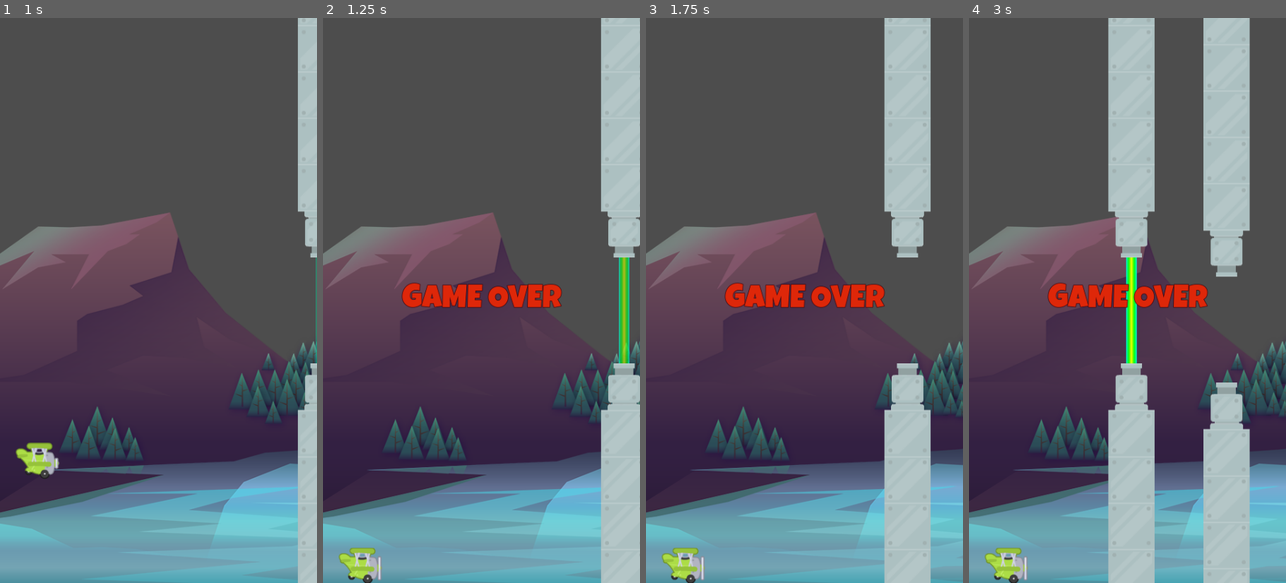
Above: before the commit, frames 1-4 (left to right).
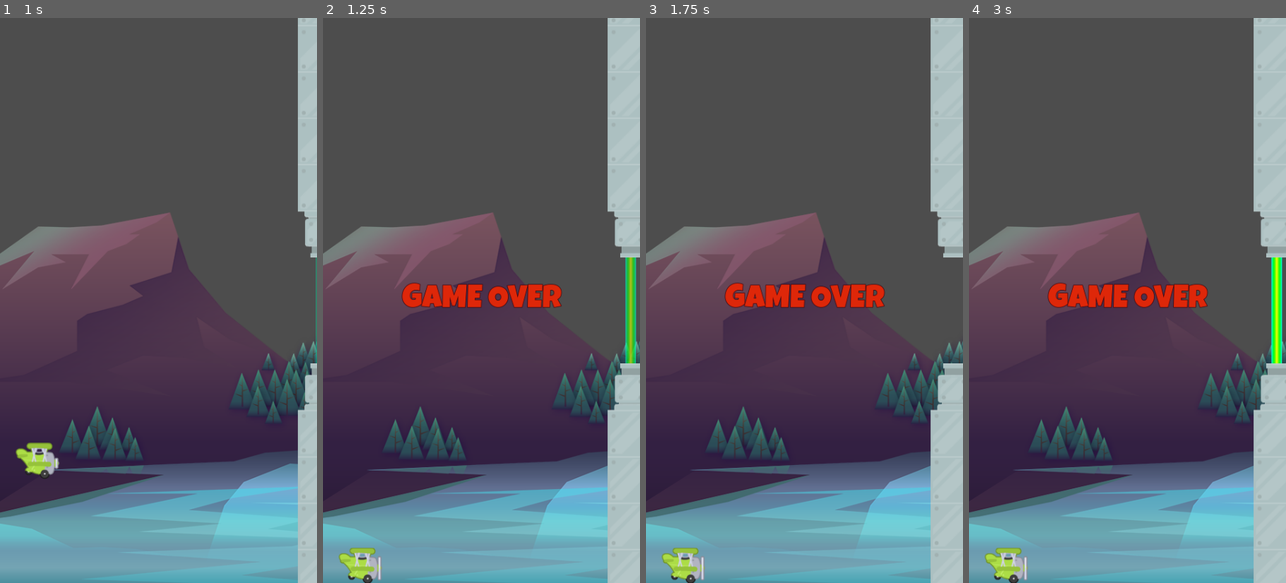
Above: after the commit, the same moments.

Repository: dweckerly/Tappy
Game: Godot game, scene res://main/main.tscn
Same seed, same stepped clock (60 frames per second), same inputs: the game is played once before the commit and once after it.
Inputs:
- Up to frame 1 (1 s): tap Enter at 0.5 s; tap Space (fly) at 0.6 s
- Up to frame 2 (1.25 s): no input
- Up to frame 3 (1.75 s): tap Space (fly) at 1.35 s
- Up to frame 4 (3 s): tap Space (fly) at 2.1, 2.85 s

Frame 1 is identical in both runs. In frame 2, 2.8% of the frame differs, in the area x 87-100%, y 0-100%; in frame 3, 19%; in frame 4, 31%, in the area x 43-100%, y 0-100%.

Commit message:
pipe collisions

Diff:
--- a/game/game.gd
+++ b/game/game.gd
@@ -21,8 +21,13 @@
 	new_pipes.position = Vector2(spawn_lower.position.x, y_pos)
 	pipes_holder.add_child(new_pipes)
 
+func stop_pipes() -> void:
+	spawn_timer.stop()
+	for pipe in pipes_holder.get_children():
+		pipe.set_process(false)
+
 func _on_spawn_timer_timeout():
 	spawn_pipes()
 
 func on_game_over() -> void:
-	pass
+	stop_pipes()
--- a/pipes/pipes.gd
+++ b/pipes/pipes.gd
@@ -14,3 +14,8 @@
 
 func _on_screen_exited():
 	queue_free()
+
+
+func _on_pipe_body_entered(body):
+	if body.is_in_group(GameManager.GROUP_PLANE):
+		body.die()
--- a/pipes/pipes.tscn
+++ b/pipes/pipes.tscn
@@ -19,4 +19,6 @@
 [node name="VisibleOnScreenNotifier2D" type="VisibleOnScreenNotifier2D" parent="."]
 position = Vector2(74, 0)
 
+[connection signal="body_entered" from="Upper" to="." method="_on_pipe_body_entered"]
+[connection signal="body_entered" from="Lower" to="." method="_on_pipe_body_entered"]
 [connection signal="screen_exited" from="VisibleOnScreenNotifier2D" to="." method="_on_screen_exited"]
--- a/plane_cb/plane_cb.gd
+++ b/plane_cb/plane_cb.gd
@@ -5,6 +5,8 @@
 
 const GRAVITY: float = 1900.0
 const POWER: float = -400.0
+
+var _dead: bool = false
 
 func _ready():
 	pass # Replace with function body.
@@ -22,6 +24,9 @@
 		animation_player.play("fly")
 
 func die() -> void:
+	if _dead:
+		return
+	_dead = true
 	animated_sprite.stop()
 	GameManager.on_game_over.emit()
 	set_physics_process(false)
--- a/plane_cb/plane_cb.tscn
+++ b/plane_cb/plane_cb.tscn
@@ -56,7 +56,7 @@
 "fly": SubResource("Animation_s4q1g")
 }
 
-[node name="PlaneCB" type="CharacterBody2D"]
+[node name="PlaneCB" type="CharacterBody2D" groups=["plane"]]
 script = ExtResource("1_n2pmb")
 
 [node name="AnimatedSprite2D" type="AnimatedSprite2D" parent="."]
--- a/singletons/game_manager.gd
+++ b/singletons/game_manager.gd
@@ -1,6 +1,9 @@
 extends Node
 
 signal on_game_over
+
+
+const GROUP_PLANE: String = "plane"
 
 var game_scene: PackedScene = preload("res://game/game.tscn")
 var main_scene: PackedScene = preload("res://main/main.tscn")
